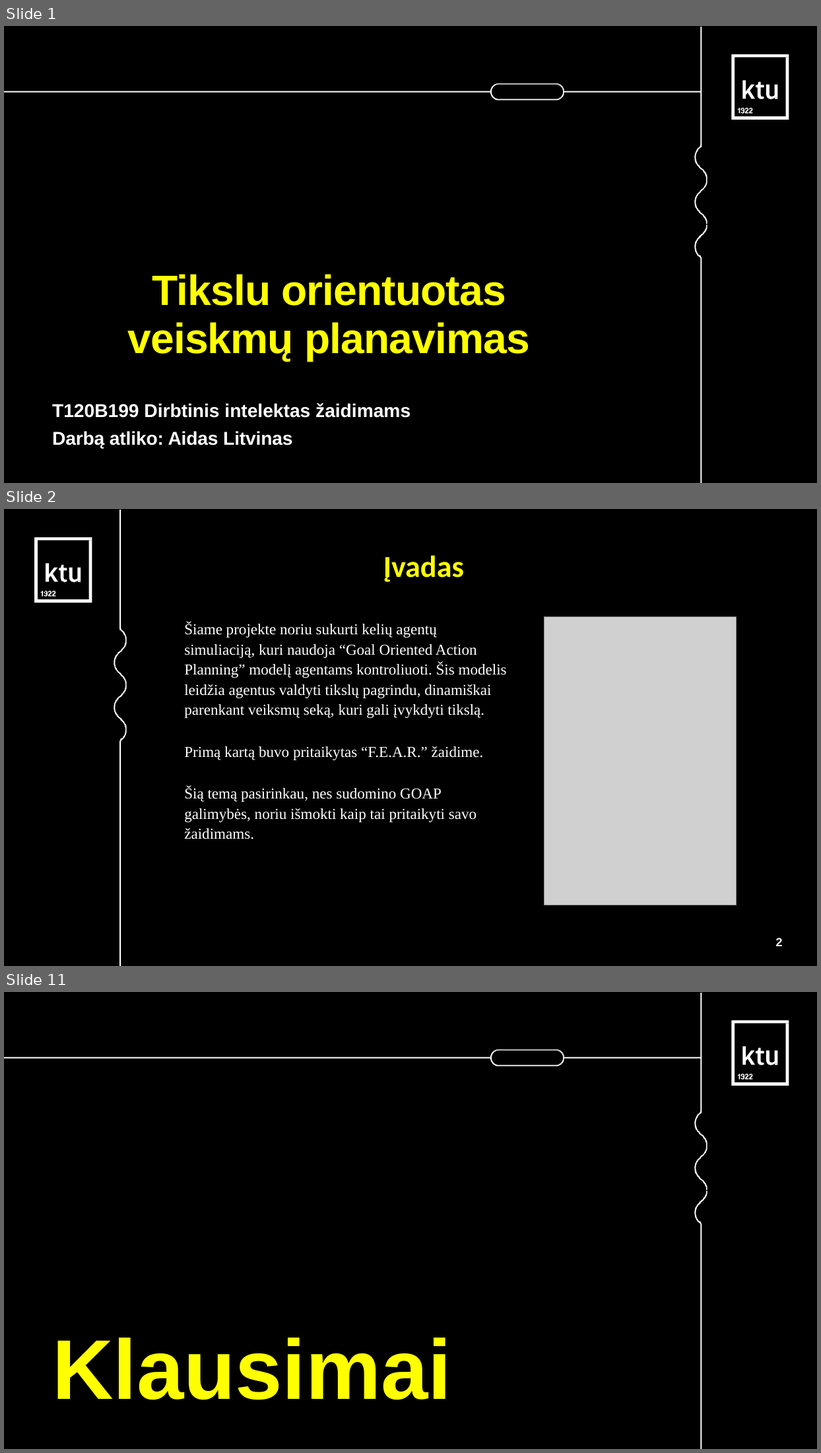
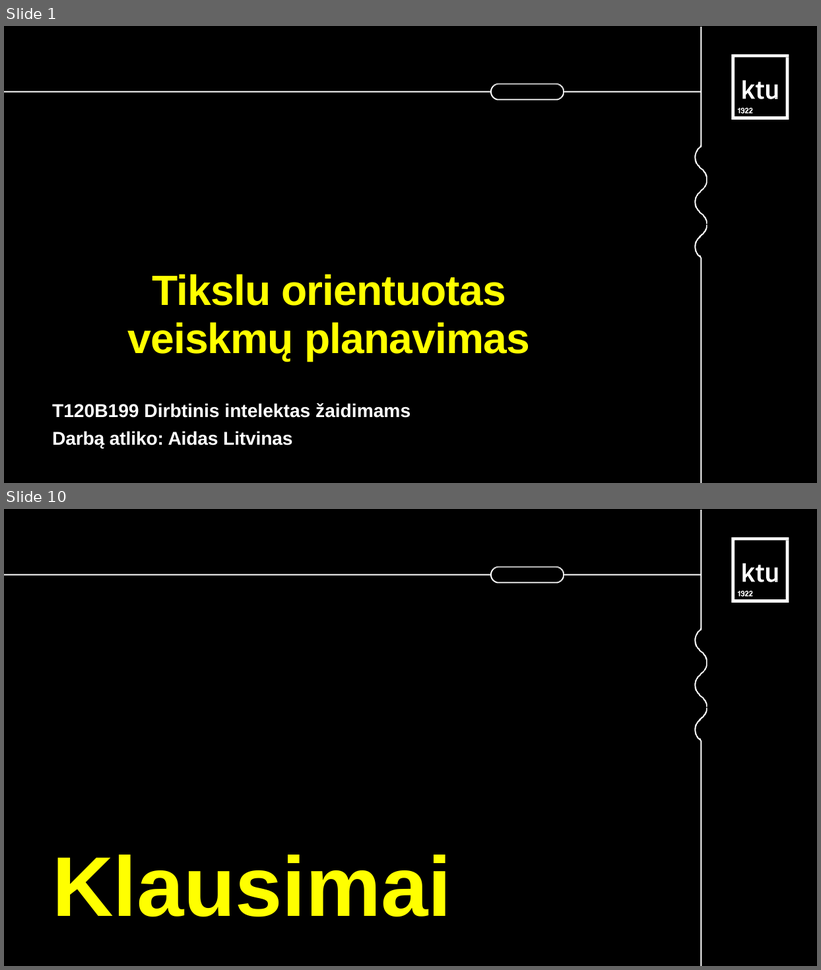
Before and after one commit to AidasLit/Hex-game-uni, a slide deck: documents/GOAP-AI.odp. Shown one above the other, each under a label of ours: slides 1, 2 and 11 before the commit, slides 1 and 10 after it; the slides between them are not shown. The pictures are 821x1453 and 821x970 pixels, drawn with LibreOffice and Linux fonts; fonts in the diff are those of the drawing; grey boxes stand for pictures. Boxes give left, top, right and bottom in pixels: in the first picture for what was removed or moved away, otherwise in the second. Text is boxed around its words. In the diff, an @@ line names an element or a change of style, - is before the commit and + after.

```diff
--- a/documents/GOAP-AI.odp
+++ b/documents/GOAP-AI.odp
@@ slide 2 removed at (4,509,817,966), background #FFFFFF; not listed: 1 template element that a slide beside it also shows @@
@@ freeform shape removed at (114,510,127,966) @@
@@ freeform shape removed at (34,537,92,602) @@
@@ title removed at (384,555,464,582) @@
-Įvadas
@@ text removed at (184,623,507,840) @@
-Šiame projekte noriu sukurti kelių agentų simuliaciją, kuri naudoja “Goal Oriented Action Planning” modelį agentams kontroliuoti. Šis modelis leidžia agentus valdyti tikslų pagrindu, dinamiškai parenkant veiksmų seką, kuri gali įvykdyti tikslą.
-Primą kartą buvo pritaikytas “F.E.A.R.” žaidime.
-Šią temą pasirinkau, nes sudomino GOAP galimybės, noriu išmokti kaip tai pritaikyti savo žaidimams.
@@ picture removed at (545,617,737,905) @@
@@ page number removed at (776,938,783,947) @@
-2
@@ what was slide 11 is now slide 10 @@
```
Also in this commit, not shown: 8 slides added, 8 other slides removed.
